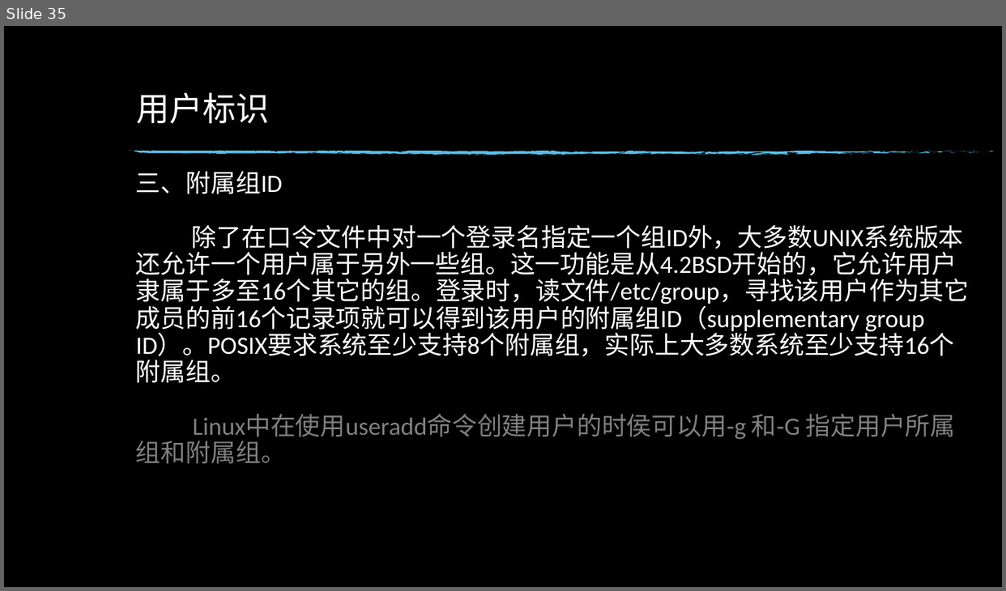
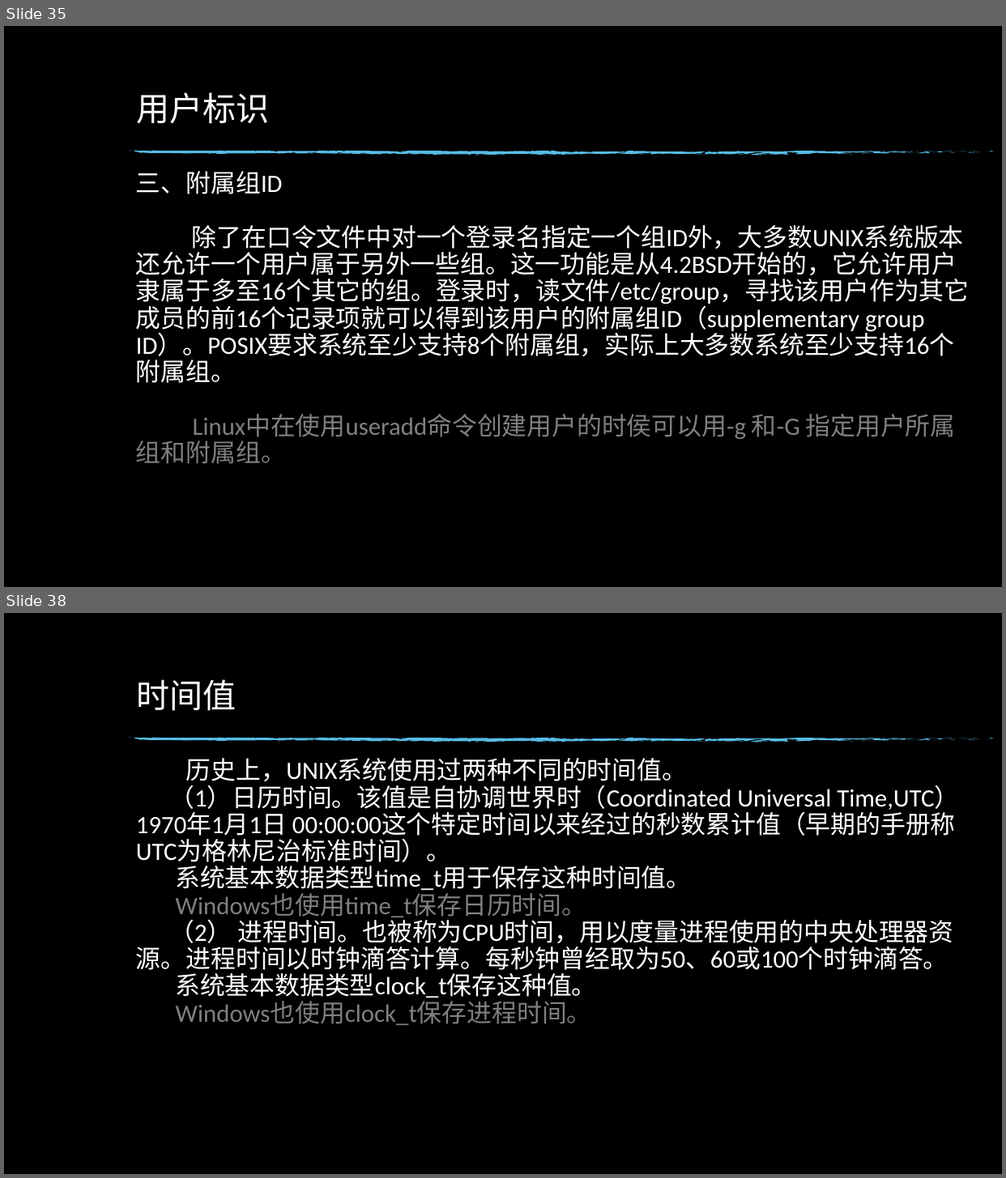
Before and after one commit to hym-dn/APUE, a slide deck: Doc/UNIX开发01.pptx. Shown one above the other, each under a label of ours: slide 35 before the commit, slides 35 and 38 after it; the slides between them are not shown. The pictures are 1006x591 and 1006x1178 pixels, drawn with LibreOffice and Linux fonts; fonts in the diff are those of the drawing; background and template pictures are left out. Boxes give left, top, right and bottom in pixels: in the first picture for what was removed or moved away, otherwise in the second. Text is boxed around its words. In the diff, an @@ line names an element or a change of style, - is before the commit and + after.

```diff
--- a/Doc/UNIX开发01.pptx
+++ b/Doc/UNIX开发01.pptx
@@ slide 38 added at <box>4,613,1002,1174</box>, background picture (left out); not listed: 74 template elements that a slide beside it also shows @@
@@ title added at <box>136,679,236,711</box>, 32 pt, text #FFFFFF @@
+时间值
@@ text added at <box>136,758,959,1025</box>, 24 pt, text #FFFFFF @@
+历史上，UNIX系统使用过两种不同的时间值。
+（1）日历时间。该值是自协调世界时（Coordinated Universal Time,UTC）1970年1月1日 00:00:00这个特定时间以来经过的秒数累计值（早期的手册称UTC为格林尼治标准时间）。
+系统基本数据类型time_t用于保存这种时间值。
+Windows也使用time_t保存日历时间。
+（2） 进程时间。也被称为CPU时间，用以度量进程使用的中央处理器资源。进程时间以时钟滴答计算。每秒钟曾经取为50、60或100个时钟滴答。
+系统基本数据类型clock_t保存这种值。
+Windows也使用clock_t保存进程时间。
```
Also in this commit, not shown: 9 other slides added.
